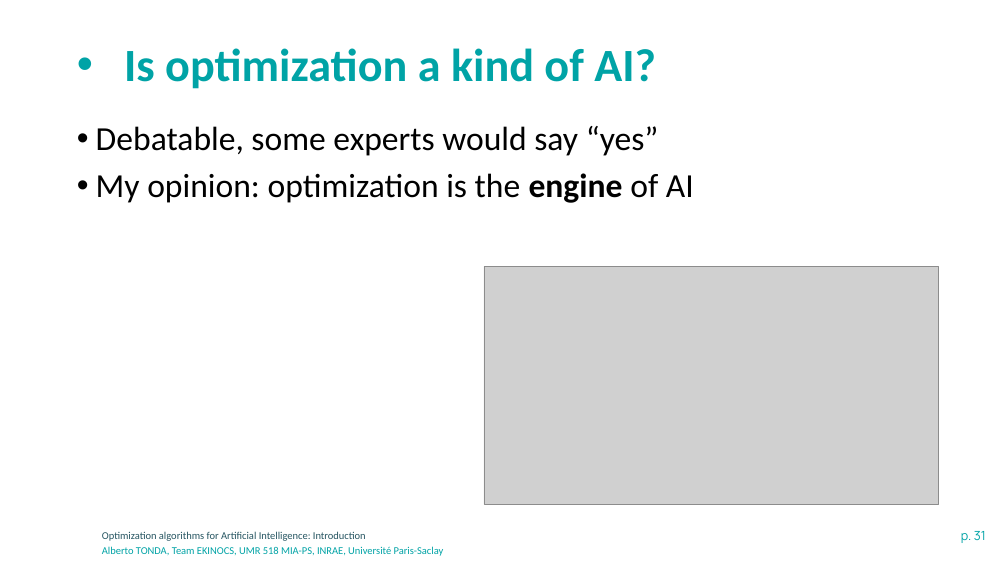
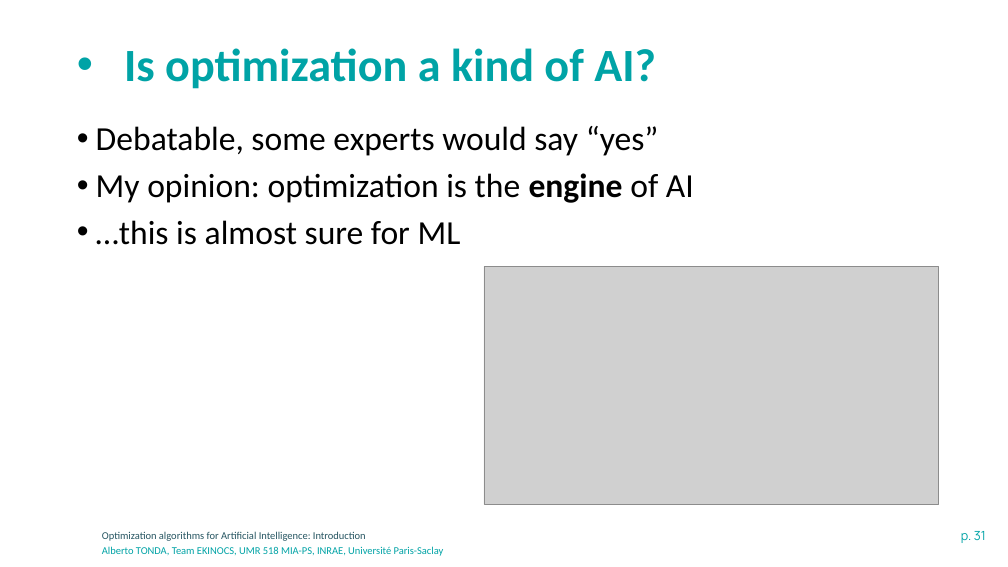
Before and after one commit to albertotonda/teaching, a slide deck: slide 31 of optimization-methods-for-artificial-intelligence/introduction.pptx. Drawn at 1008x567 pixels with LibreOffice and Linux fonts; fonts in the diff are those of the drawing; grey boxes stand for pictures; background and template pictures are left out. Boxes give left, top, right and bottom in pixels: in the first picture for what was removed or moved away, otherwise in the second. Text is boxed around its words. In the diff, an @@ line names an element or a change of style, - is before the commit and + after.

```diff
--- a/optimization-methods-for-artificial-intelligence/introduction.pptx
+++ b/optimization-methods-for-artificial-intelligence/introduction.pptx
@@ text at [96,220,461,245]: paragraph added @@
+• …this is almost sure for ML
```
Also in this commit, not shown: 2 other slides changed, 15 other files.
